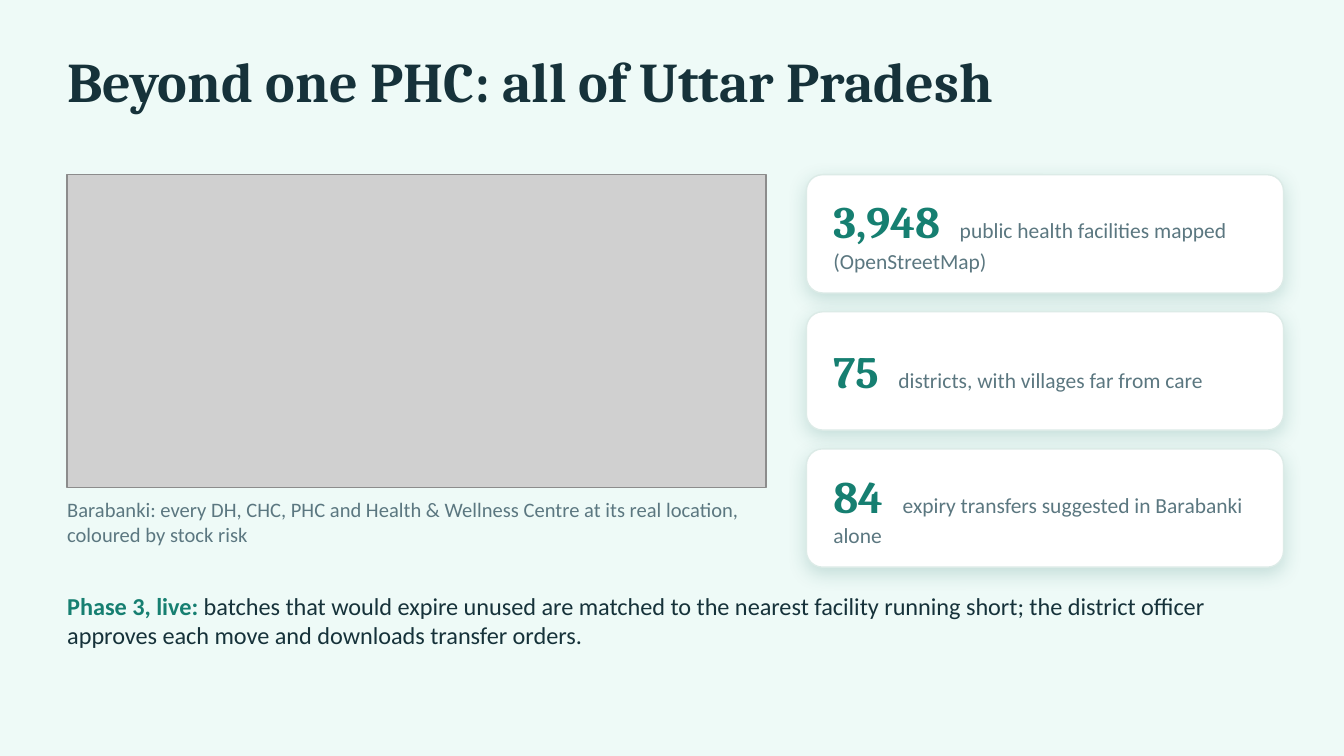
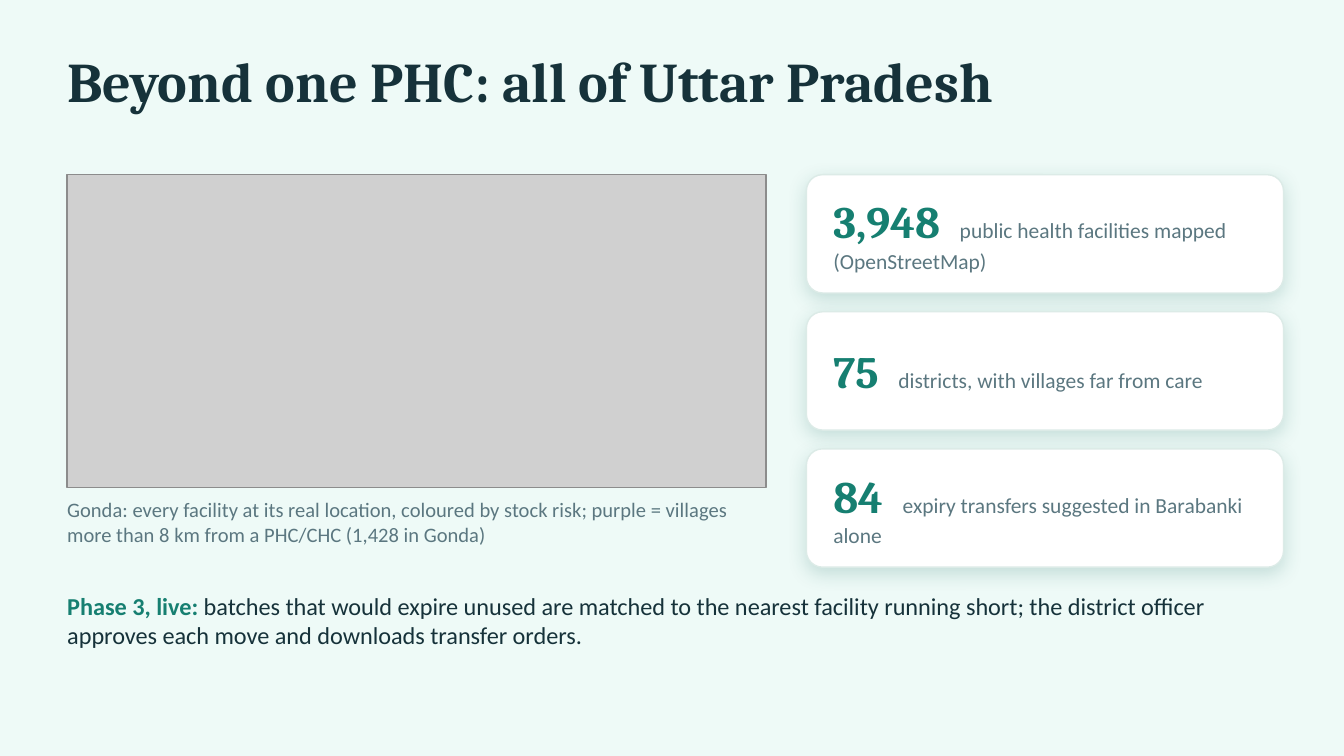
Before and after one commit to maurya-aryan/register-lens, a slide deck: slide 3 of docs/deck/Register-Lens-pitch-deck.pptx. Drawn at 1344x756 pixels with LibreOffice and Linux fonts; fonts in the diff are those of the drawing; grey boxes stand for pictures. Boxes give left, top, right and bottom in pixels: in the first picture for what was removed or moved away, otherwise in the second. Text is boxed around its words. In the diff, an @@ line names an element or a change of style, - is before the commit and + after.

```diff
--- a/docs/deck/Register-Lens-pitch-deck.pptx
+++ b/docs/deck/Register-Lens-pitch-deck.pptx
@@ text at (x1=67, y1=503, x2=727, y2=545): text changed @@
-Barabanki: every DH, CHC, PHC and Health & Wellness Centre at its real location, coloured by stock risk
+Gonda: every facility at its real location, coloured by stock risk; purple = villages more than 8 km from a PHC/CHC (1,428 in Gonda)
```
Also in this commit, not shown: 1 other slide changed, 21 other files.
